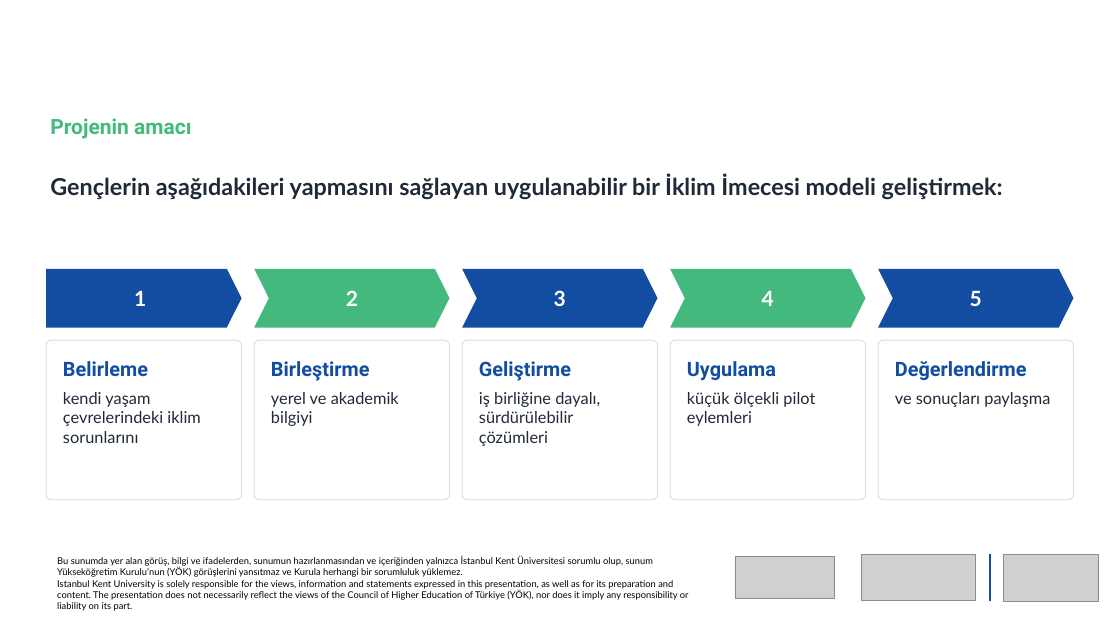
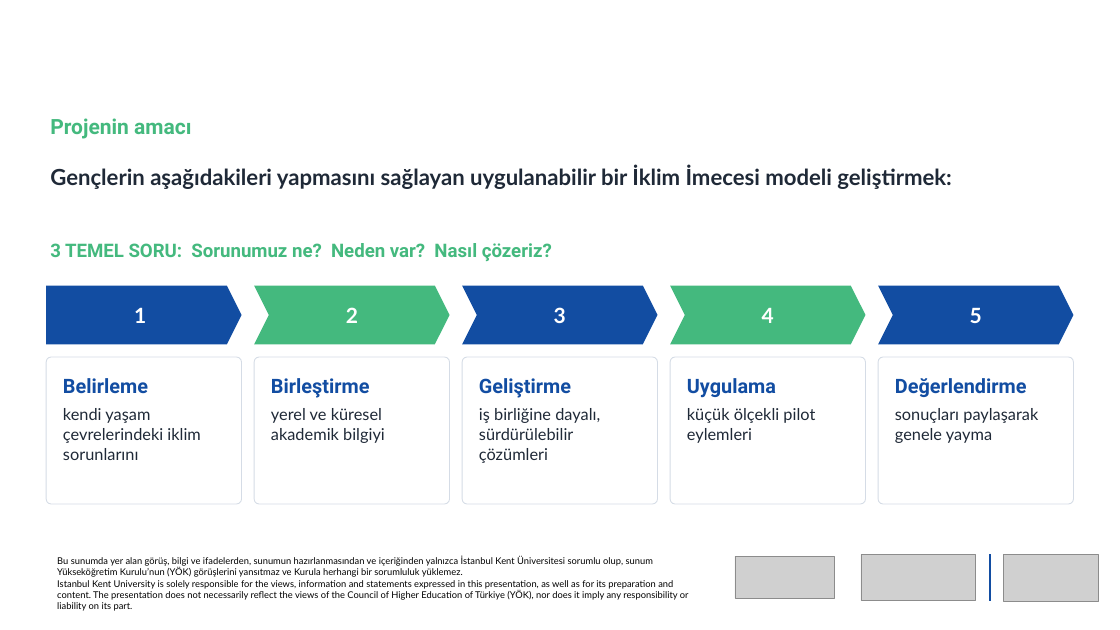
Before and after one commit to newtonsgrandson/cop-31-hayal-koksal, a slide deck: slide 11 of sunum/COP31_Iklim_Imecesi_Hayal_Koksal_TR.pptx (slide 12 before the commit). Drawn at 1120x630 pixels with LibreOffice and Linux fonts; fonts in the diff are those of the drawing; grey boxes stand for pictures; background and template pictures are left out. Boxes give left, top, right and bottom in pixels: in the first picture for what was removed or moved away, otherwise in the second. Text is boxed around its words. In the diff, an @@ line names an element or a change of style, - is before the commit and + after.

```diff
--- a/sunum/COP31_Iklim_Imecesi_Hayal_Koksal_TR.pptx
+++ b/sunum/COP31_Iklim_Imecesi_Hayal_Koksal_TR.pptx
@@ text "Gençlerin aşağıdakileri yapmasını sağlayan uygulanabilir ..." moved from (x1=50, y1=174, x2=1003, y2=200) to (x1=50, y1=166, x2=951, y2=189) @@
@@ text "Gençlerin aşağıdakileri yapmasını sağlayan uygulanabilir ..." at (x1=50, y1=166, x2=951, y2=189): size 20 to 19 pt @@
@@ text added at (x1=50, y1=243, x2=552, y2=261), 16 pt, text #44B97E, bold @@
+3 TEMEL SORU: Sorunumuz ne? Neden var? Nasıl çözeriz?
@@ rounded rectangle resized from (x1=46, y1=340, x2=242, y2=500) to (x1=46, y1=357, x2=242, y2=504) @@
@@ rounded rectangle resized from (x1=255, y1=340, x2=450, y2=500) to (x1=255, y1=357, x2=450, y2=504) @@
@@ rounded rectangle resized from (x1=462, y1=340, x2=658, y2=500) to (x1=462, y1=357, x2=658, y2=504) @@
@@ rounded rectangle resized from (x1=670, y1=340, x2=866, y2=500) to (x1=670, y1=357, x2=866, y2=504) @@
@@ proportions changed in 5 elements at (x1=46, y1=357, x2=242, y2=504), (x1=255, y1=357, x2=450, y2=504), (x1=462, y1=357, x2=658, y2=504), (x1=670, y1=357, x2=866, y2=504), (x1=878, y1=357, x2=1074, y2=504) @@
@@ rounded rectangle resized from (x1=878, y1=340, x2=1074, y2=500) to (x1=878, y1=357, x2=1074, y2=504) @@
@@ 5 texts, 4 chevrons, 1 pentagon arrow moved together from (x1=46, y1=269, x2=1074, y2=446) to (x1=46, y1=286, x2=1074, y2=463) @@
@@ text at (x1=271, y1=408, x2=385, y2=443): text changed @@
-yerel ve akademik bilgiyi
+yerel ve küresel akademik bilgiyi
@@ text at (x1=895, y1=408, x2=1038, y2=443): text changed @@
-ve sonuçları paylaşma
+sonuçları paylaşarak genele yayma
```
Also in this commit, not shown: 14 other slides changed, 27 other files.
